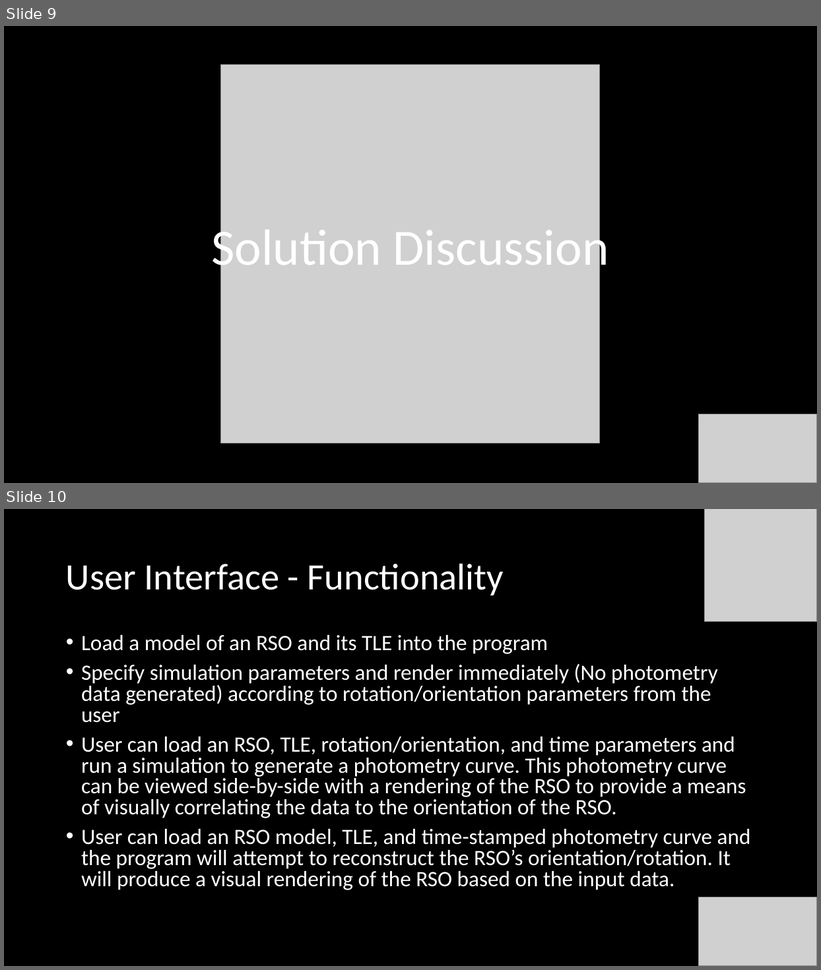
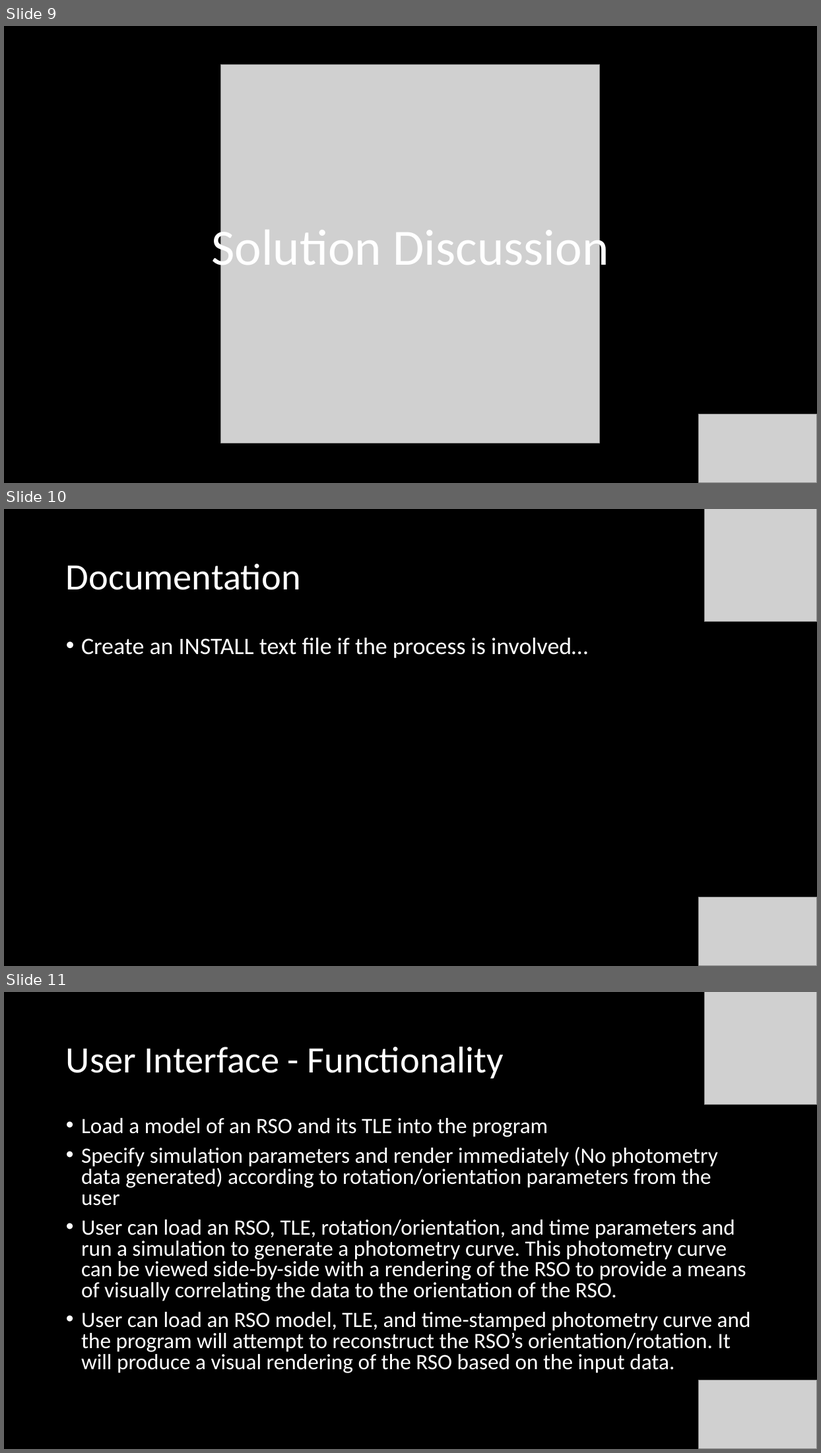
Before and after one commit to henry-valentine/COMPASS, a slide deck: documentation/COMPASS Project Status Document.pptx. Shown one above the other, each under a label of ours: slides 9 and 10 before the commit, slides 9, 10 and 11 after it. The pictures are 821x970 and 821x1453 pixels, drawn with LibreOffice and Linux fonts; fonts in the diff are those of the drawing; grey boxes stand for pictures. Boxes give left, top, right and bottom in pixels: in the first picture for what was removed or moved away, otherwise in the second. Text is boxed around its words. In the diff, an @@ line names an element or a change of style, - is before the commit and + after.

```diff
--- a/documentation/COMPASS Project Status Document.pptx
+++ b/documentation/COMPASS Project Status Document.pptx
@@ slide 10 added at [4, 509, 817, 966], background #000000 @@
@@ picture added at [704, 509, 817, 622] @@
@@ title added at [66, 564, 301, 590], 44 pt, text #FFFFFF @@
+Documentation
@@ text added at [81, 638, 588, 658], 28 pt, text #FFFFFF @@
+• Create an INSTALL text file if the process is involved…
@@ picture added at [699, 898, 817, 966] @@
@@ what was slide 10 is now slide 11 @@
```
Also in this commit, not shown: 7 slides changed, 30 other files.
